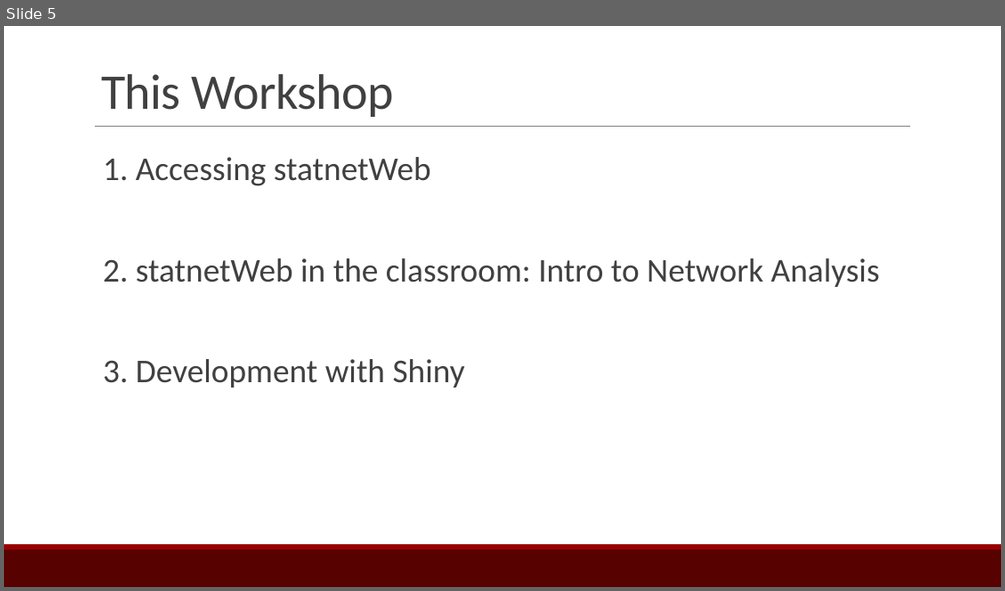
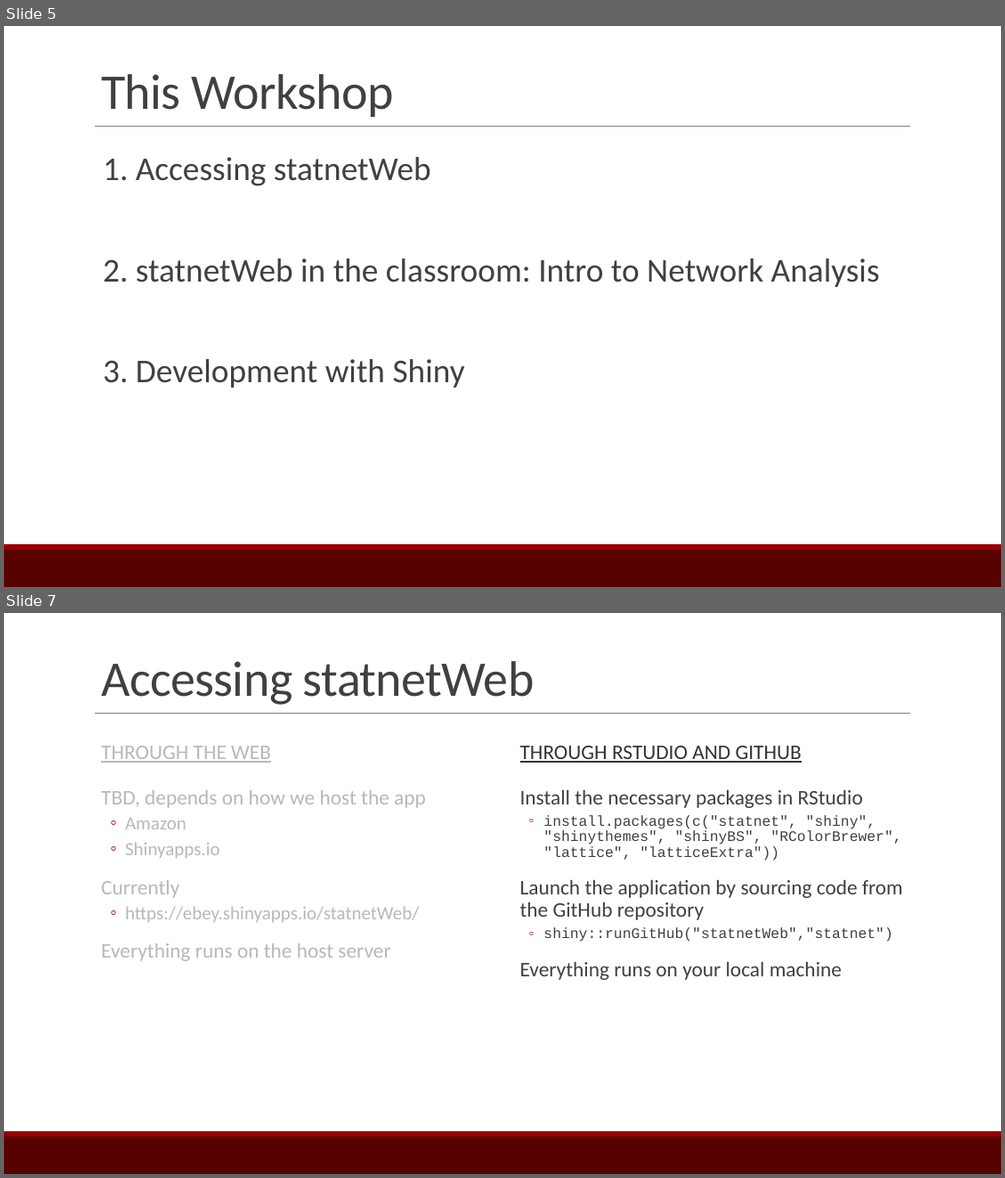
Before and after one commit to ebey/sunbelt2015, a slide deck: statnetWeb_slides.pptx. Shown one above the other, each under a label of ours: slide 5 before the commit, slides 5 and 7 after it; the slides between them are not shown. The pictures are 1005x591 and 1005x1178 pixels, drawn with LibreOffice and Linux fonts; fonts in the diff are those of the drawing. Boxes give left, top, right and bottom in pixels: in the first picture for what was removed or moved away, otherwise in the second. Text is boxed around its words. In the diff, an @@ line names an element or a change of style, - is before the commit and + after.

```diff
--- a/statnetWeb_slides.pptx
+++ b/statnetWeb_slides.pptx
@@ slide 7 added at (x1=4, y1=613, x2=1001, y2=1174), background #FFFFFF; not listed: 3 template elements that a slide beside it also shows @@
@@ title added at (x1=101, y1=661, x2=534, y2=705), 48 pt, text #404040 @@
+Accessing statnetWeb
@@ text added at (x1=101, y1=746, x2=271, y2=763), 20 pt, text #B8B8B8, underline @@
+THROUGH THE WEB
@@ text added at (x1=520, y1=746, x2=801, y2=763), 20 pt, text #333333, underline @@
+THROUGH RSTUDIO AND GITHUB
@@ text added at (x1=101, y1=790, x2=426, y2=961), 20 pt, text #B8B8B8 @@
+  TBD, depends on how we host the app
+  ◦ Amazon
+  ◦ Shinyapps.io
+  Currently
+  ◦ https://ebey.shinyapps.io/statnetWeb/
+  Everything runs on the host server
@@ text added at (x1=520, y1=790, x2=903, y2=980), 14 pt, text #404040 @@
+  Install the necessary packages in RStudio
+  ◦ install.packages(c("statnet", "shiny", "shinythemes", "shinyBS", "RColorBrewer", "lattice", "latticeExtra"))
+  Launch the application by sourcing code from the GitHub repository
+  ◦ shiny::runGitHub("statnetWeb","statnet")
+  Everything runs on your local machine
```
Also in this commit, not shown: 4 slides changed.
